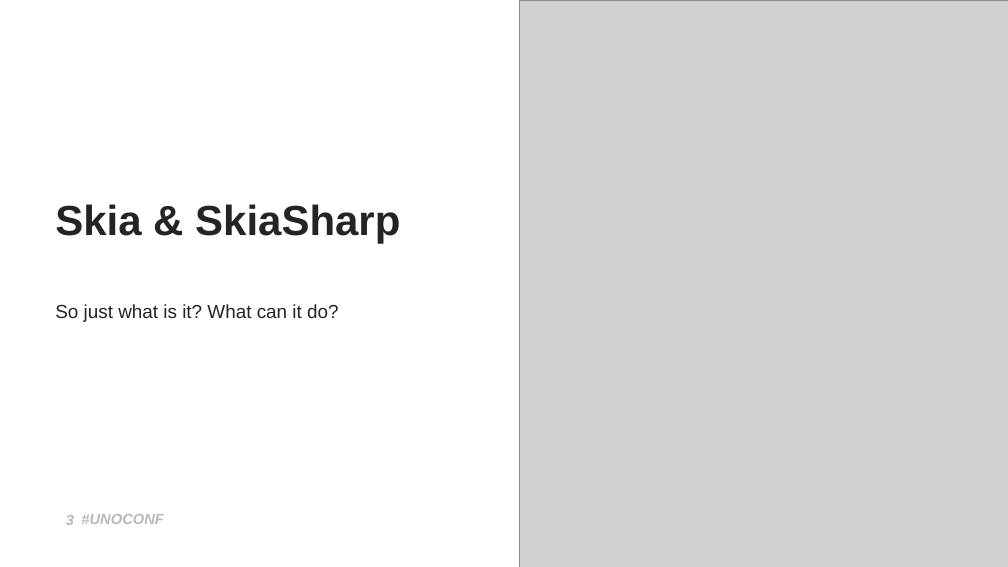
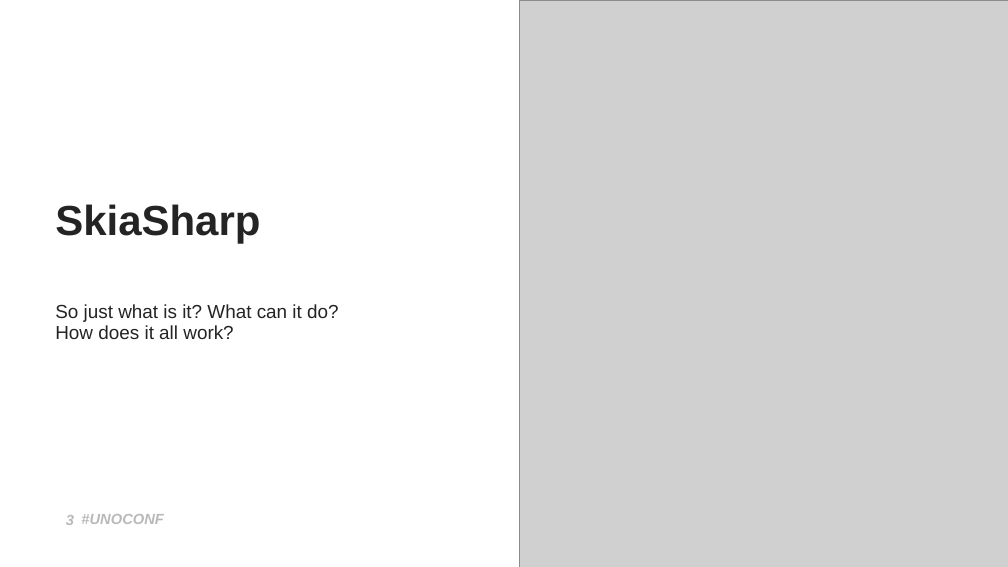
Before and after one commit to mattleibow/UnoConf2020, a slide deck: slide 3 of Slides.pptx. Drawn at 1008x567 pixels with LibreOffice and Linux fonts; fonts in the diff are those of the drawing; grey boxes stand for pictures. Boxes give left, top, right and bottom in pixels: in the first picture for what was removed or moved away, otherwise in the second. Text is boxed around its words. In the diff, an @@ line names an element or a change of style, - is before the commit and + after.

```diff
--- a/Slides.pptx
+++ b/Slides.pptx
@@ title at <box>55,204,260,243</box>: text changed @@
-Skia & SkiaSharp
+SkiaSharp
@@ text at <box>55,304,339,339</box>: text changed @@
-So just what is it? What can it do?
+So just what is it? What can it do? How does it all work?
```
Also in this commit, not shown: 1 other slide changed.
